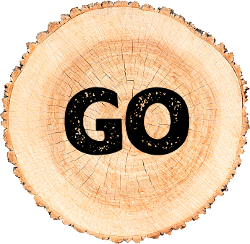
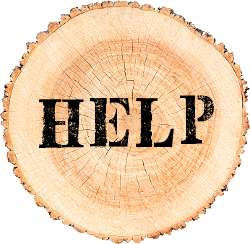
Layers edited between the first and the second w=250, h=244 image:
renamed "GO" to "HELP", painted on it over [39, 86, 214, 156]
